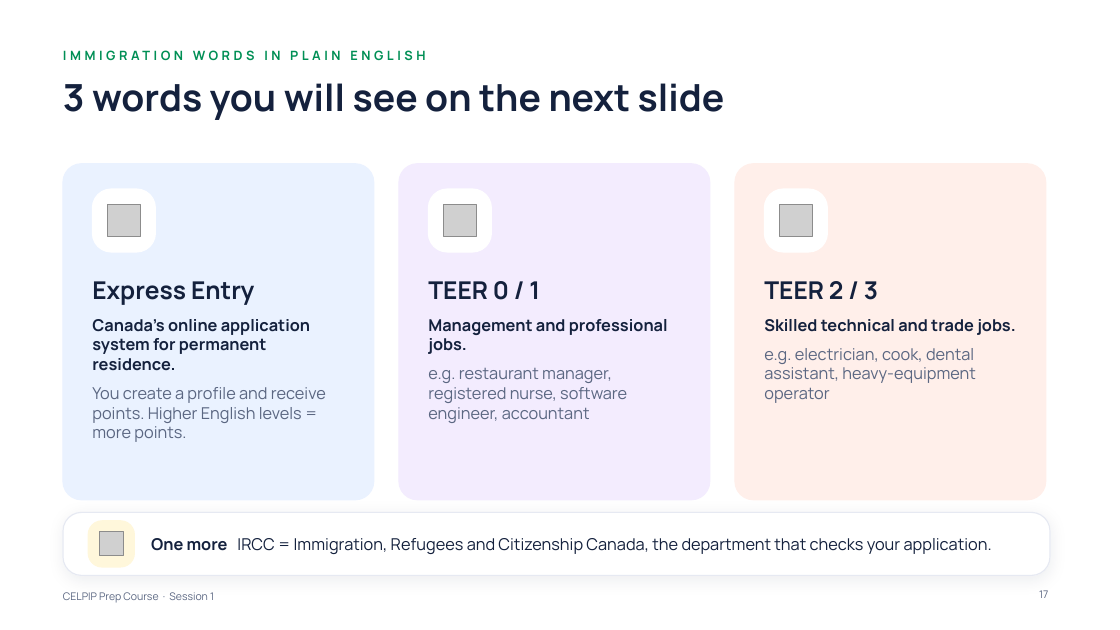
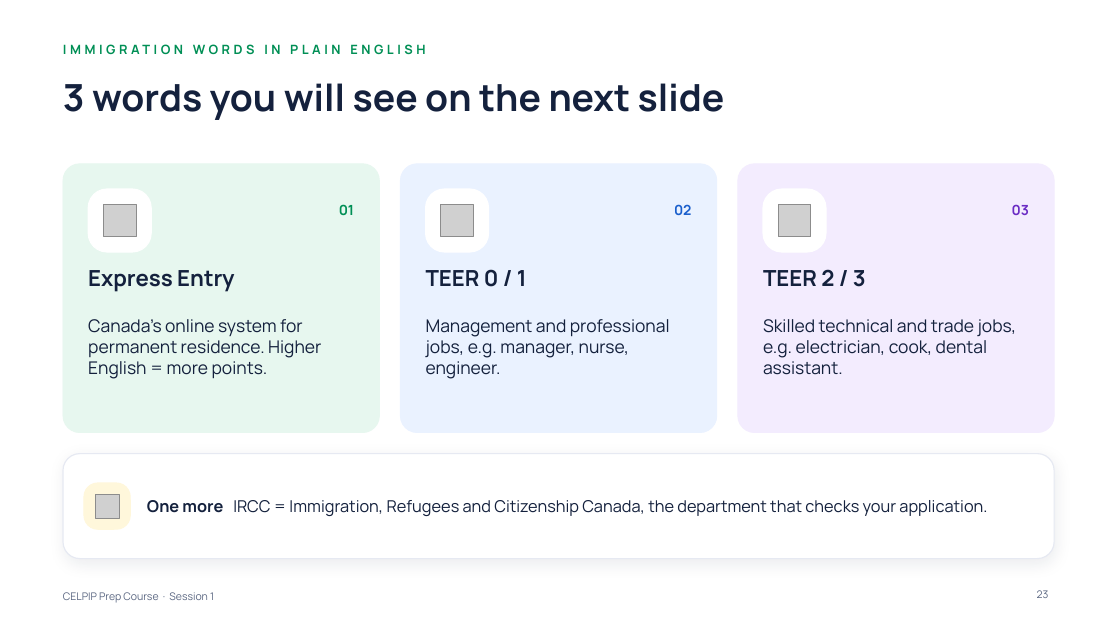
Before and after one commit to learnovateqa/The_English_Academy_CELPIP, a slide deck: slide 23 of decks/session-01.pptx (slide 17 before the commit). Drawn at 1120x630 pixels with LibreOffice and Linux fonts; fonts in the diff are those of the drawing; grey boxes stand for pictures. Boxes give left, top, right and bottom in pixels: in the first picture for what was removed or moved away, otherwise in the second. Text is boxed around its words. In the diff, an @@ line names an element or a change of style, - is before the commit and + after.

```diff
--- a/decks/session-01.pptx
+++ b/decks/session-01.pptx
@@ text "IMMIGRATION WORDS IN PLAIN ENGLISH" at bbox=[63, 44, 425, 55]: vertical alignment middle to top @@
@@ rounded rectangle: place and size @@
-rounded rectangle at bbox=[63, 164, 374, 500]
+rounded rectangle at bbox=[63, 164, 380, 433]
@@ rounded rectangle at bbox=[63, 164, 380, 433]: fill #EAF2FF to #E7F7EF; outline #EAF2FF 1 pt to #E7F7EF 0.75 pt; proportions changed @@
@@ rounded rectangle: place and size @@
-rounded rectangle at bbox=[399, 164, 710, 500]
+rounded rectangle at bbox=[401, 164, 718, 433]
@@ rounded rectangle at bbox=[401, 164, 718, 433]: fill #F3ECFE to #EAF2FF; outline #F3ECFE 1 pt to #EAF2FF 0.75 pt; proportions changed @@
@@ rounded rectangle: place and size @@
-rounded rectangle at bbox=[735, 164, 1046, 500]
+rounded rectangle at bbox=[738, 164, 1054, 433]
@@ rounded rectangle at bbox=[738, 164, 1054, 433]: fill #FFEFEA to #F3ECFE; outline #FFEFEA 1 pt to #F3ECFE 0.75 pt; proportions changed @@
@@ rounded rectangle: place and size @@
-rounded rectangle at bbox=[92, 189, 155, 252]
+rounded rectangle at bbox=[88, 189, 151, 252]
@@ picture: place and size @@
-picture at bbox=[108, 204, 140, 237]
+picture at bbox=[103, 204, 136, 237]
@@ text added at bbox=[339, 204, 354, 215], 12 pt, text #008F55, bold @@
+01
@@ text added at bbox=[674, 204, 692, 215], 12 pt, text #1A5FCC, bold @@
+02
@@ text added at bbox=[1012, 204, 1029, 215], 12 pt, text #6A2BC4, bold @@
+03
@@ size 21 to 19 pt; vertical alignment middle to top in 3 elements at bbox=[88, 270, 234, 292], bbox=[426, 269, 527, 287], bbox=[763, 269, 866, 287] @@
@@ text at bbox=[88, 319, 321, 379]: text changed; size 14 to 15 pt; text colour #5B6782 to #14213D @@
-Canada’s online application system for permanent residence.
-You create a profile and receive points. Higher English levels = more points.
+Canada’s online system for permanent residence. Higher English = more points.
@@ text at bbox=[426, 319, 670, 379]: text changed; size 14 to 15 pt; text colour #5B6782 to #14213D @@
-Management and professional jobs.
-e.g. restaurant manager, registered nurse, software engineer, accountant
+Management and professional jobs, e.g. manager, nurse, engineer.
@@ text at bbox=[763, 319, 1017, 375]: text changed; size 14 to 15 pt; text colour #5B6782 to #14213D @@
-Skilled technical and trade jobs.
-e.g. electrician, cook, dental assistant, heavy-equipment operator
+Skilled technical and trade jobs, e.g. electrician, cook, dental assistant.
@@ rounded rectangle: place and size @@
-rounded rectangle at bbox=[63, 513, 1050, 576]
+rounded rectangle at bbox=[63, 454, 1054, 559]
@@ rounded rectangle at bbox=[63, 454, 1054, 559]: outline #FFFFFF 1 pt to #E6E9F2 1 pt; proportions changed @@
@@ text "One more IRCC = Immigration, ...": place and size @@
-text "One more IRCC = Immigration, ..." at bbox=[151, 538, 992, 554]
+text "One more IRCC = Immigration, ..." at bbox=[147, 500, 987, 516]
@@ rounded rectangle: place and size @@
-rounded rectangle at bbox=[88, 521, 134, 567]
+rounded rectangle at bbox=[84, 483, 130, 529]
@@ picture: place and size @@
-picture at bbox=[99, 532, 124, 556]
+picture at bbox=[95, 494, 119, 518]
@@ rounded rectangle removed at bbox=[63, 513, 1050, 576] @@
@@ page number at bbox=[1037, 590, 1049, 598]: text changed @@
-17
+23
```
Also in this commit, not shown: 25 other slides changed, 13 slides added, 15 other files.
